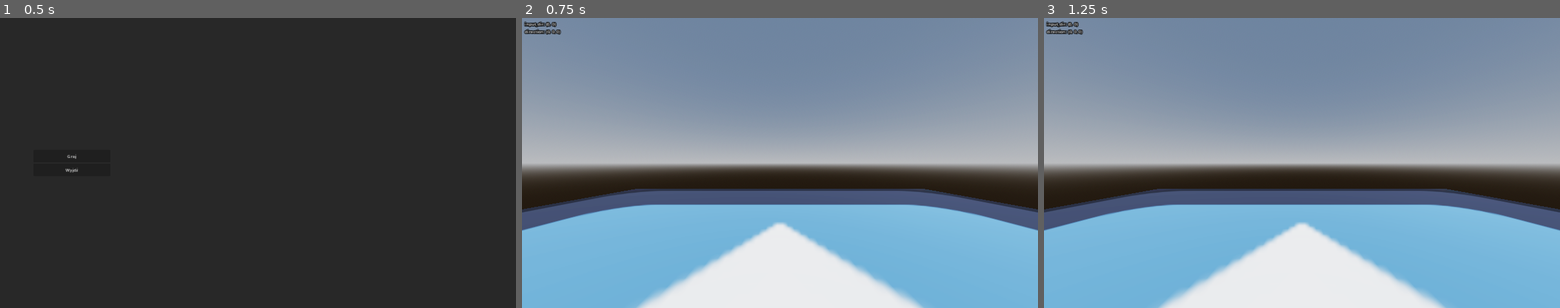
Above: before the commit, frames 1-3 (left to right).
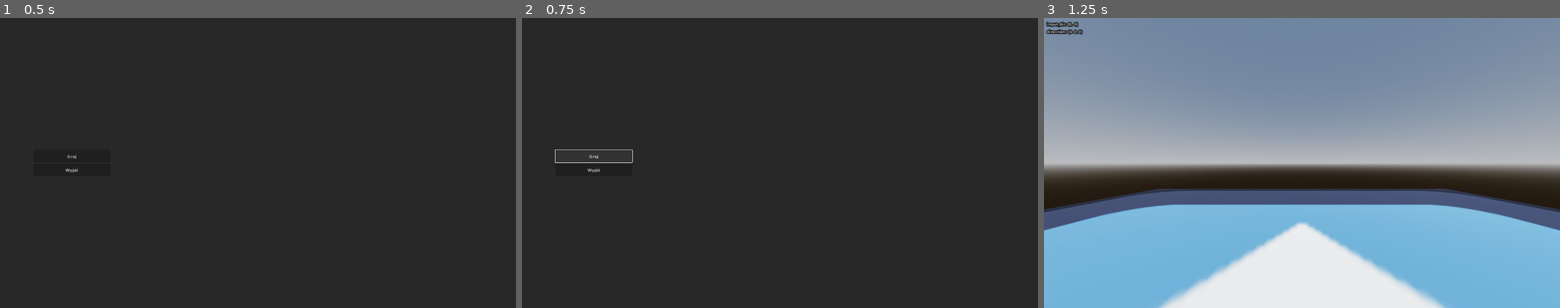
Above: after the commit, the same moments.

Repository: takanazwa5/ProjektMonopolowy
Game: Godot game, scene res://features/main_menu/main_menu.tscn
The game is run twice, just before and just after one commit, with the same random seed, the same clock (stepped at 60 frames per second) and the same inputs. The engine's default icon, where the game draws it, is replaced by a stand-in: a white triangle on a blue panel in a dark square. Sound files missing from this copy of the repository are replaced by a short silence.
Inputs:
- Up to frame 1 (0.5 s): no input
- Up to frame 2 (0.75 s): click "Graj" at 0.5 s
- Up to frame 3 (1.25 s): no input

Frame 1 is identical in both runs. In frame 2, 94% of the frame differs, in the area x 0-100%, y 0-100%; in frame 3, nothing differs.

Commit message:
Add sound to main menu

Diff:
--- /dev/null
+++ b/default_bus_layout.tres
@@ -0,0 +1,3 @@
+[gd_resource type="AudioBusLayout" format=3 uid="uid://ctio44wlq6yiy"]
+
+[resource]
--- a/features/main_menu/main_menu.gd
+++ b/features/main_menu/main_menu.gd
@@ -12,6 +12,9 @@
 
 func _on_start_button_pressed() -> void:
 
+	Input.mouse_mode = Input.MOUSE_MODE_CAPTURED
+	%BeerCanOpeningSound.play()
+	await %BeerCanOpeningSound.finished
 	get_tree().change_scene_to_packed(GAME_SCENE)
 
 
--- a/features/main_menu/main_menu.tscn
+++ b/features/main_menu/main_menu.tscn
@@ -1,6 +1,7 @@
-[gd_scene load_steps=2 format=3 uid="uid://byqugljogsx07"]
+[gd_scene load_steps=3 format=3 uid="uid://byqugljogsx07"]
 
 [ext_resource type="Script" path="res://features/main_menu/main_menu.gd" id="1_xtl3e"]
+[ext_resource type="AudioStream" uid="uid://dhtqahbcgq3xl" path="res://features/main_menu/61392__gleepglop__beercanopening.wav" id="2_4gv6e"]
 
 [node name="MainMenu" type="Control"]
 layout_mode = 3
@@ -39,3 +40,7 @@
 layout_mode = 2
 size_flags_vertical = 3
 text = "Wyjdź"
+
+[node name="BeerCanOpeningSound" type="AudioStreamPlayer" parent="."]
+unique_name_in_owner = true
+stream = ExtResource("2_4gv6e")
Not shown, added: features/main_menu/61392__gleepglop__beercanopening.wav.import
Not shown, added: features/main_menu/61392__gleepglop__beercanopening.wav
